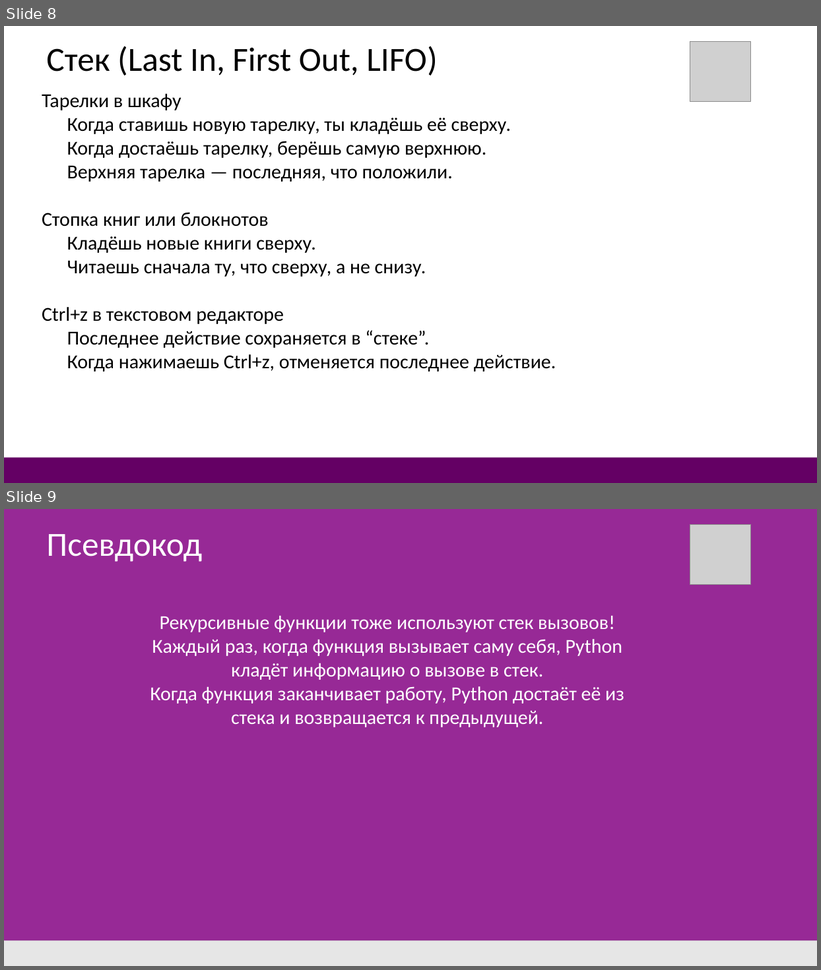
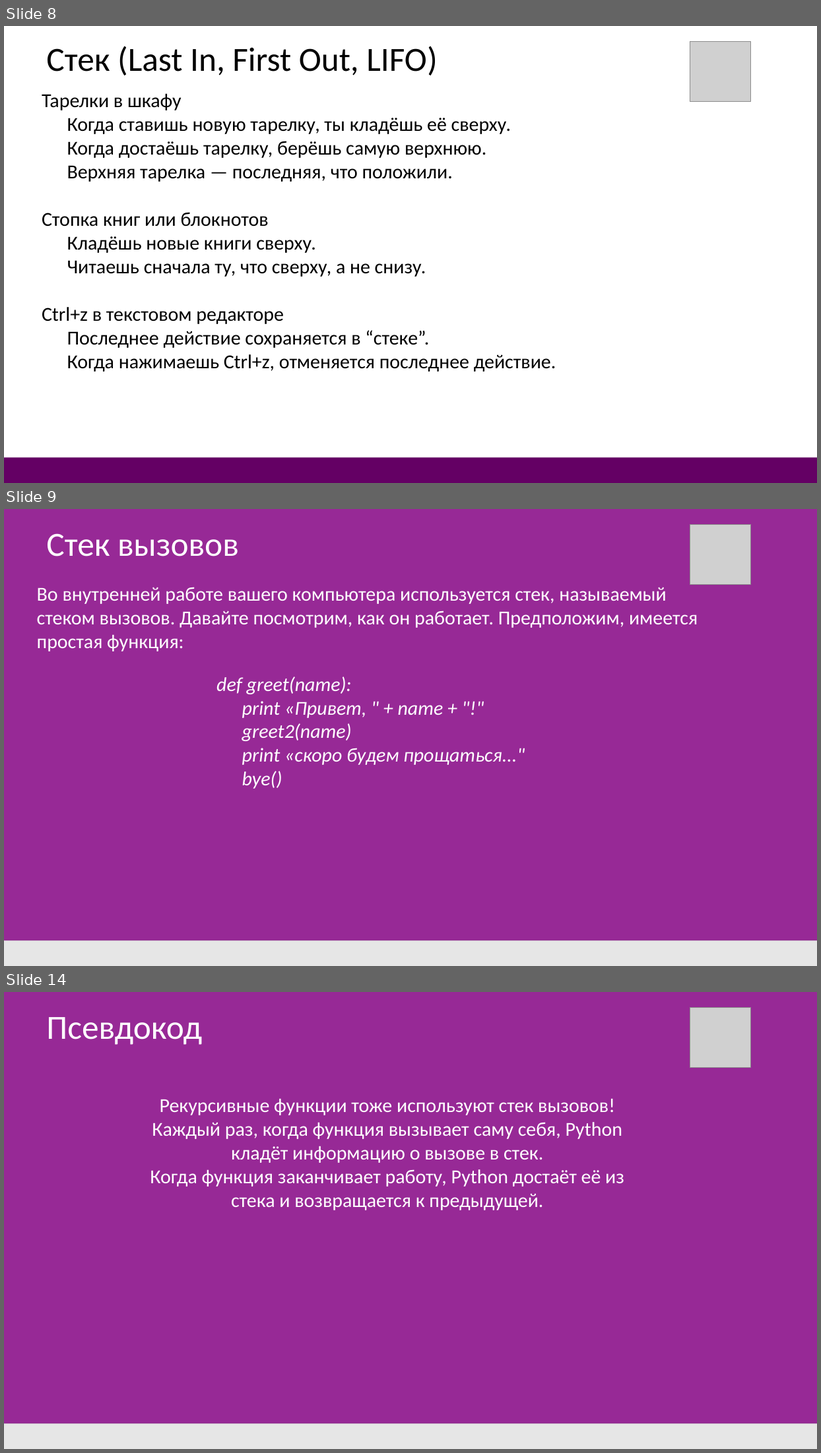
Before and after one commit to DonRobot-all/Algorithmic_training, a slide deck: 5. Рекурсия.pptx. Shown one above the other, each under a label of ours: slides 8 and 9 before the commit, slides 8, 9 and 14 after it; the slides between them are not shown. The pictures are 821x970 and 821x1453 pixels, drawn with LibreOffice and Linux fonts; fonts in the diff are those of the drawing; grey boxes stand for pictures. Boxes give left, top, right and bottom in pixels: in the first picture for what was removed or moved away, otherwise in the second. Text is boxed around its words. In the diff, an @@ line names an element or a change of style, - is before the commit and + after.

```diff
--- a/5. Рекурсия.pptx
+++ b/5. Рекурсия.pptx
@@ slide 9 added at box(4, 509, 817, 966), background #972996 @@
@@ picture added at box(690, 524, 751, 584) @@
@@ text added at box(46, 533, 239, 557), 48 pt, text #FFFFFF @@
+Стек вызовов
@@ text added at box(37, 587, 698, 652), 28 pt, text #FFFFFF @@
+Во внутренней работе вашего компьютера используется стек, называемый стеком вызовов. Давайте посмотрим, как он работает. Предположим, имеется простая функция:
@@ text added at box(217, 677, 525, 789), 28 pt, text #FFFFFF, italic @@
+def greet(name):
+  print «Привет, " + name + "!"
+  greet2(name)
+  print «скоро будем прощаться..."
+  bye()
@@ rectangle added at box(4, 941, 817, 966), fill #E6E6E6 @@
@@ what was slide 9 is now slide 14 @@
```
Also in this commit, not shown: 5 other slides added, 11 other files.
